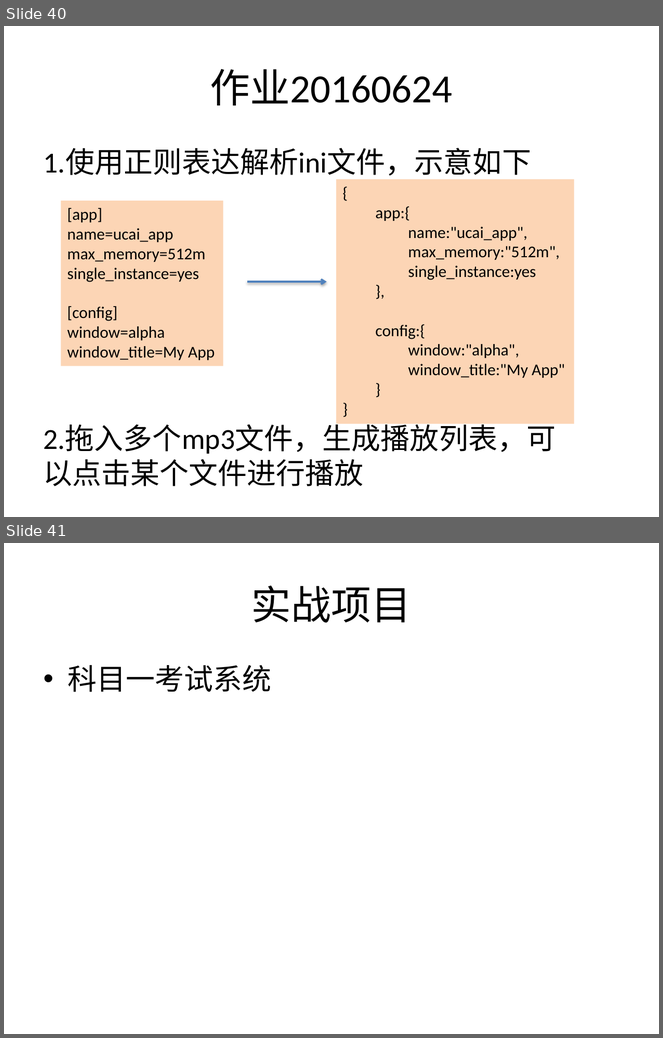
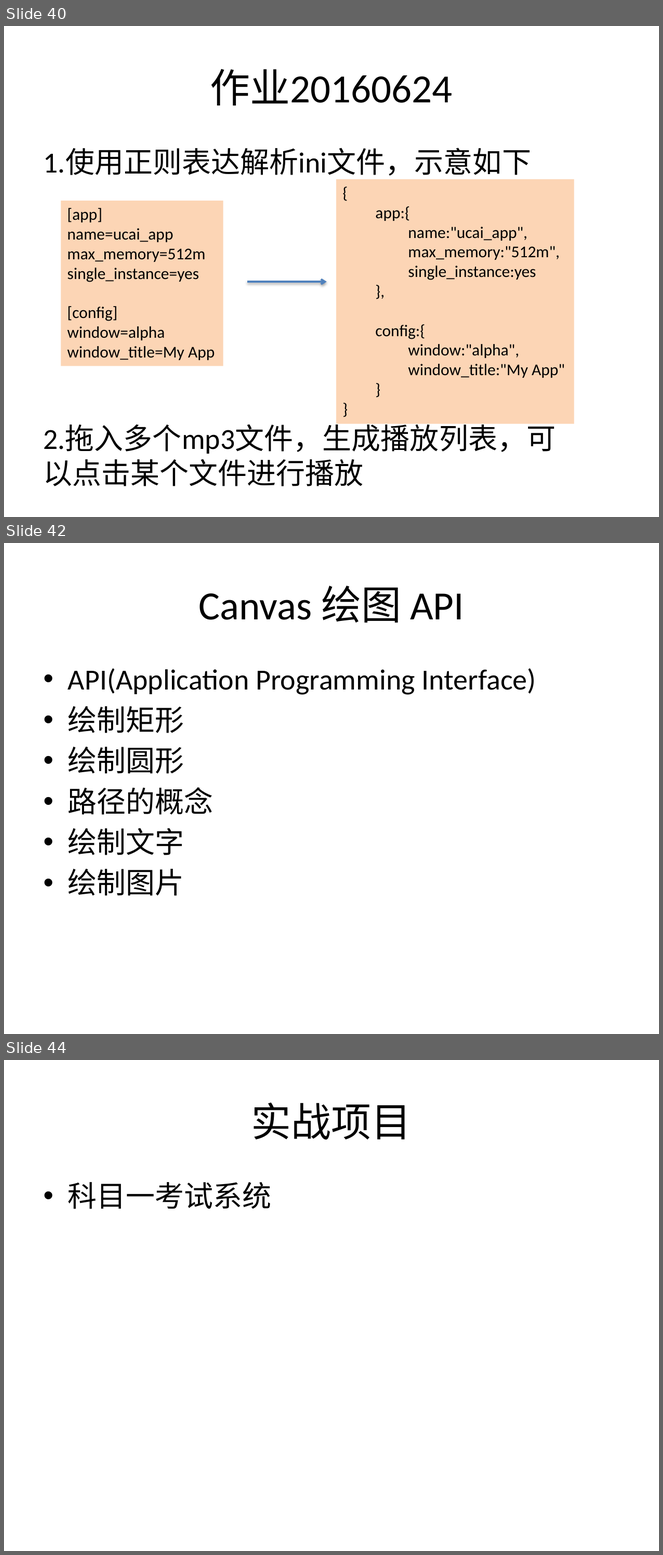
Before and after one commit to plter/HTML5Course20160612, a slide deck: Web前端教学记录.pptx. Shown one above the other, each under a label of ours: slides 40 and 41 before the commit, slides 40, 42 and 44 after it; the slides between them are not shown. The pictures are 663x1038 and 663x1555 pixels, drawn with LibreOffice and Linux fonts; fonts in the diff are those of the drawing. Boxes give left, top, right and bottom in pixels: in the first picture for what was removed or moved away, otherwise in the second. Text is boxed around its words. In the diff, an @@ line names an element or a change of style, - is before the commit and + after.

```diff
--- a/Web前端教学记录.pptx
+++ b/Web前端教学记录.pptx
@@ slide 42 added at (x1=4, y1=543, x2=659, y2=1034), background #FFFFFF @@
@@ title added at (x1=199, y1=586, x2=464, y2=623), 44 pt, text #000000 @@
+Canvas 绘图 API
@@ text added at (x1=68, y1=668, x2=536, y2=896), 32 pt, text #000000 @@
+• API(Application Programming Interface)
+• 绘制矩形
+• 绘制圆形
+• 路径的概念
+• 绘制文字
+• 绘制图片
@@ what was slide 41 is now slide 44 @@
```
Also in this commit, not shown: 2 other slides added, 11 other files.
